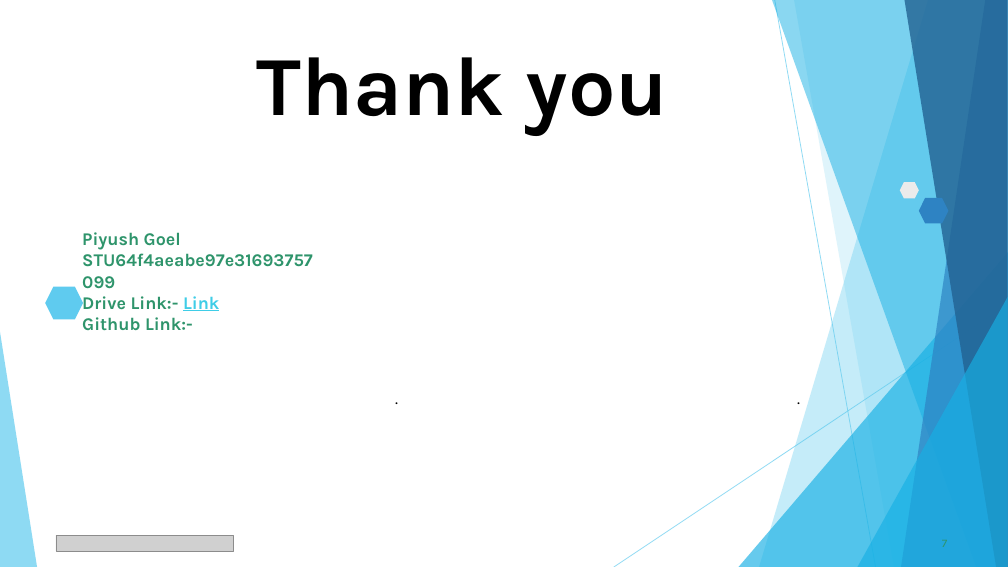
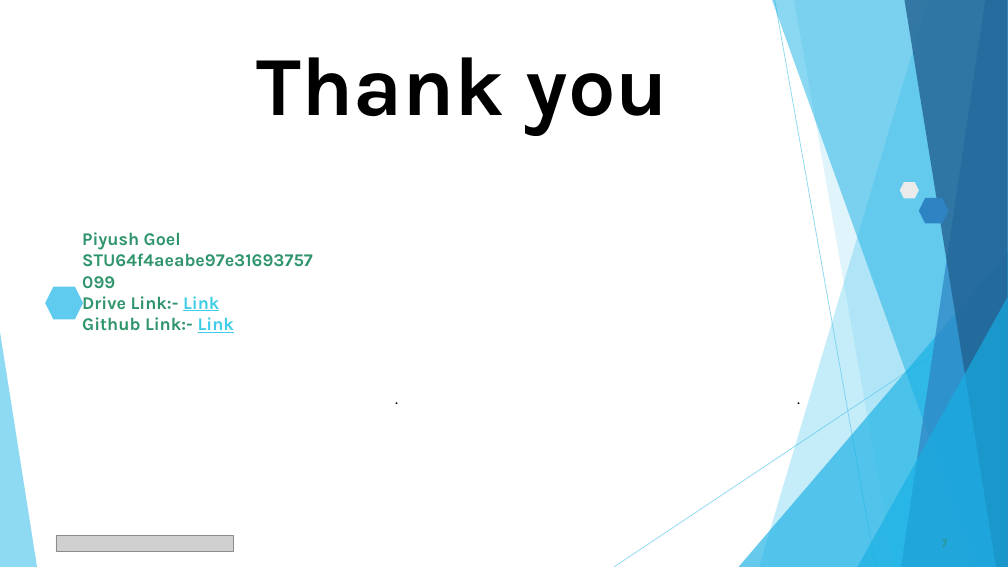
Before and after one commit to piyushgoel2808/INTERNSHIP_PROJECT, a slide deck: slide 7 of Connecting Dreams Foundation_Internship/Piyush Goel_STU64f4aeabe97e31693757099.pptx. Drawn at 1008x567 pixels with LibreOffice and Linux fonts; fonts in the diff are those of the drawing; grey boxes stand for pictures. Boxes give left, top, right and bottom in pixels: in the first picture for what was removed or moved away, otherwise in the second. Text is boxed around its words. In the diff, an @@ line names an element or a change of style, - is before the commit and + after.

```diff
--- a/Connecting Dreams Foundation_Internship/Piyush Goel_STU64f4aeabe97e31693757099.pptx
+++ b/Connecting Dreams Foundation_Internship/Piyush Goel_STU64f4aeabe97e31693757099.pptx
@@ text at bbox=[82, 232, 234, 333]: text changed @@
-Piyush Goel
-STU64f4aeabe97e31693757099
-Drive Link:- Link
-Github Link:-
+Piyush Goel
+STU64f4aeabe97e31693757099
+Drive Link:- Link
+Github Link:- Link
```
Also in this commit, not shown: 1 other slide changed.
